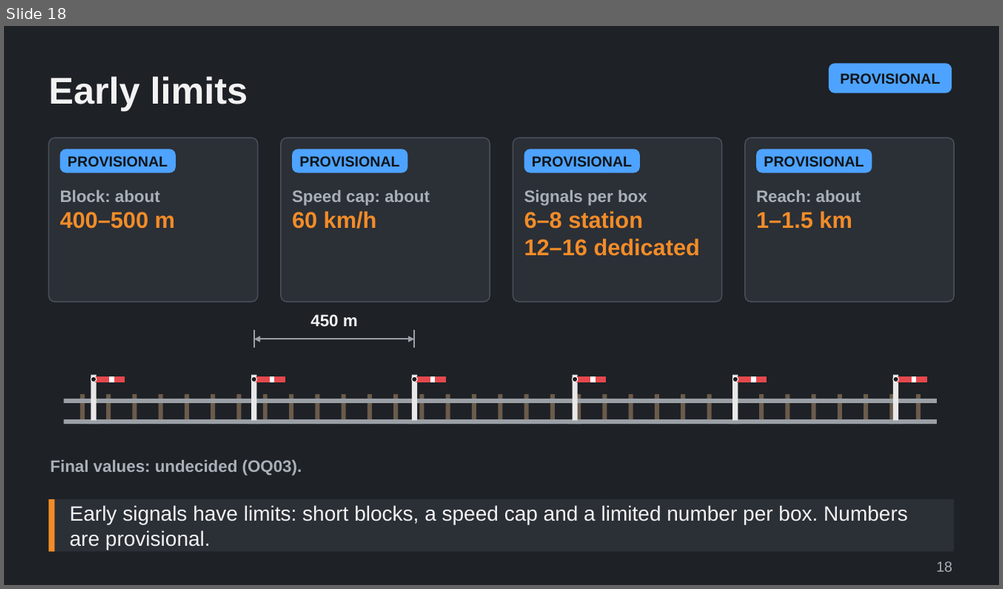
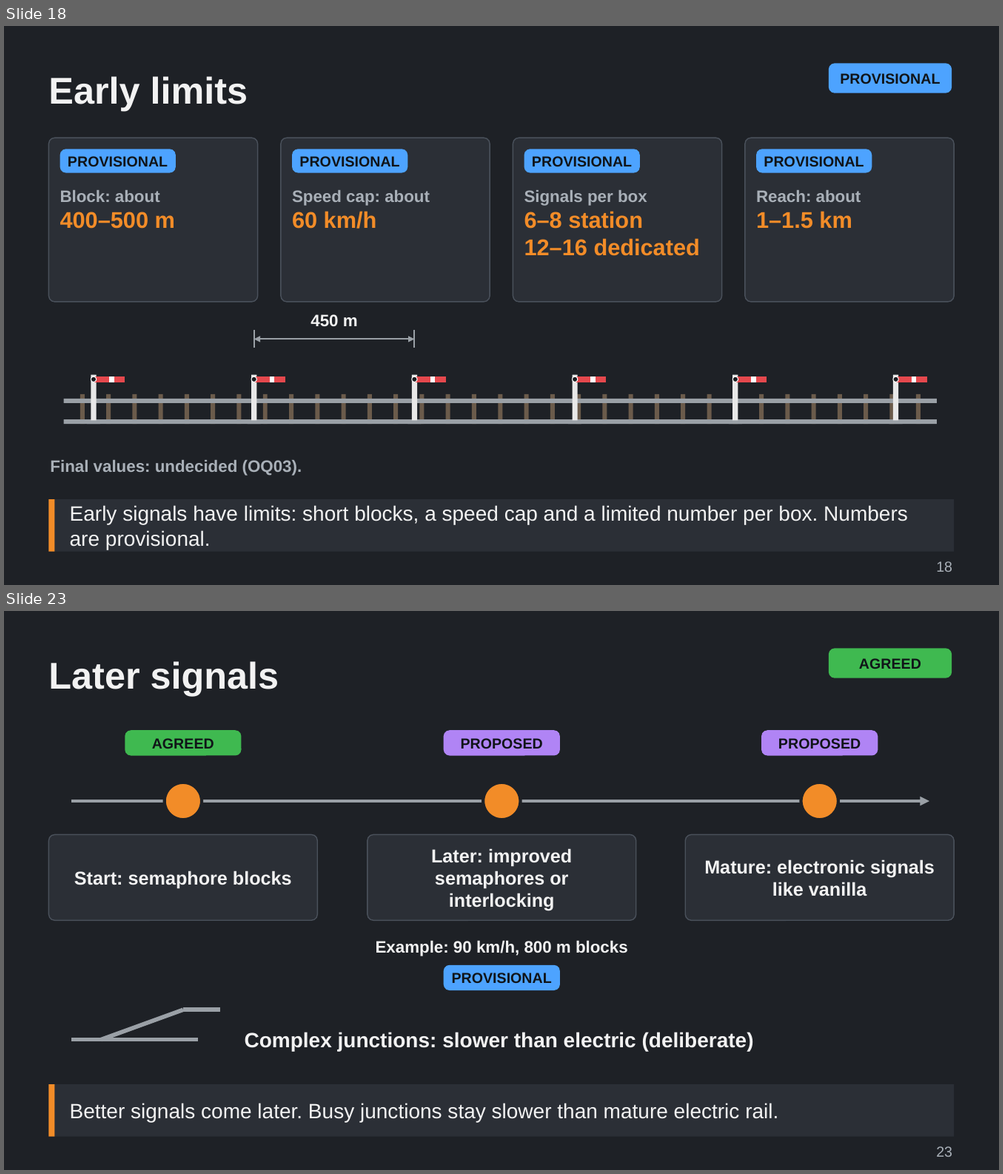
Before and after one commit to Tarenkookoo/Satisfactory---Early-Locomotion, a slide deck: Reporting/Claude Presents/Deck2_Signals/Signals_and_Signal_Boxes_Explained.pptx. Shown one above the other, each under a label of ours: slide 18 before the commit, slides 18 and 23 after it; the slides between them are not shown. The pictures are 1003x589 and 1003x1174 pixels, drawn with LibreOffice and Linux fonts; fonts in the diff are those of the drawing. Boxes give left, top, right and bottom in pixels: in the first picture for what was removed or moved away, otherwise in the second. Text is boxed around its words. In the diff, an @@ line names an element or a change of style, - is before the commit and + after.

```diff
--- a/Reporting/Claude Presents/Deck2_Signals/Signals_and_Signal_Boxes_Explained.pptx
+++ b/Reporting/Claude Presents/Deck2_Signals/Signals_and_Signal_Boxes_Explained.pptx
@@ slide 23 added at (4, 611, 999, 1170), background #1E2126 @@
@@ rounded rectangle added at (828, 648, 951, 678), fill #3FB950, 14 pt, text #101418, bold @@
+AGREED
@@ title added at (48, 661, 279, 696), 36 pt, text #F2F2F2, bold @@
+Later signals
@@ group added at (48, 730, 954, 1051): 7 rounded rectangles, 5 texts, 3 ellipses, 3 lines, 1 arrow @@
+AGREED
+Start: semaphore blocks
+PROPOSED
+Later: improved semaphores or interlocking
+PROPOSED
+Mature: electronic signals like vanilla
+Example: 90 km/h, 800 m blocks
+PROVISIONAL
+Complex junctions: slower than electric (deliberate)
@@ rectangle added at (48, 1085, 954, 1137), fill #2B2F36, 20 pt, text #F2F2F2 @@
+Better signals come later. Busy junctions stay slower than mature electric rail.
@@ rectangle added at (48, 1085, 55, 1137), fill #F28C28 @@
@@ text added at (936, 1147, 952, 1157), 14 pt, text #A9B0B8 @@
+23
```
Also in this commit, not shown: 8 other slides added, 5 other files.
